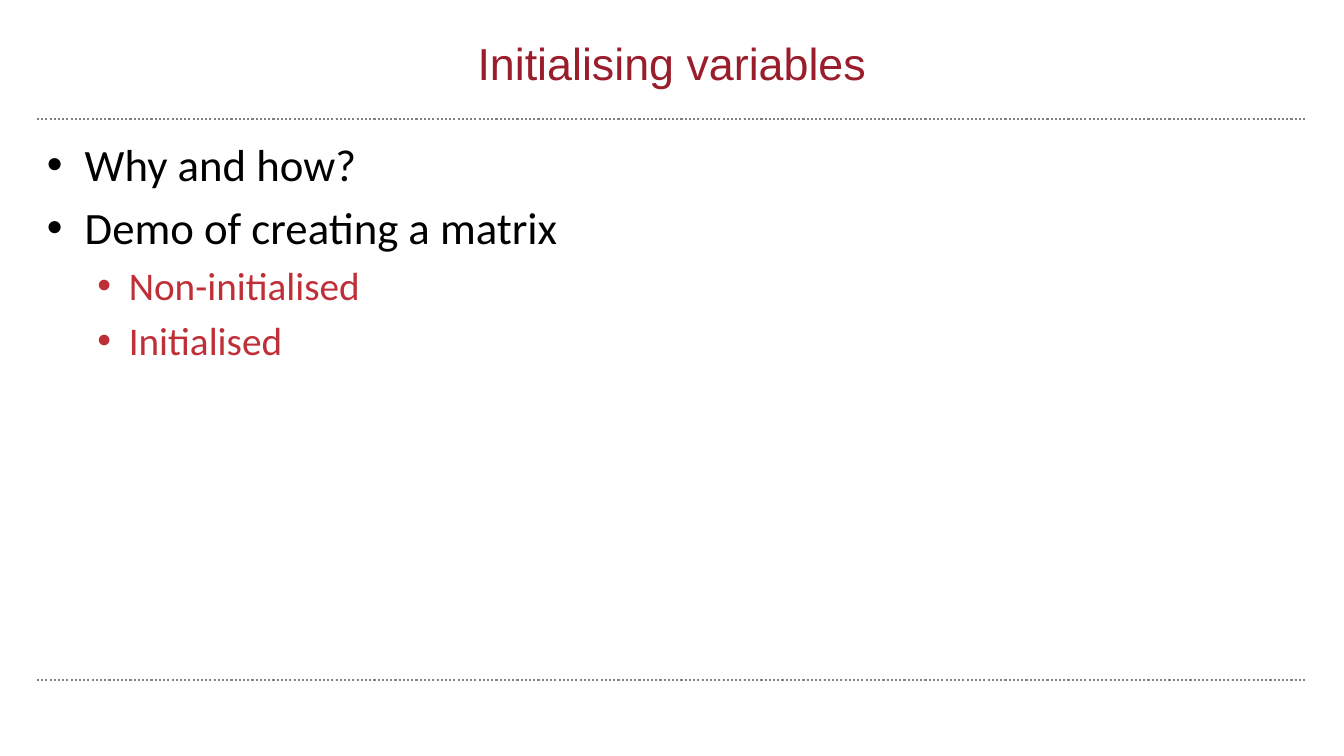
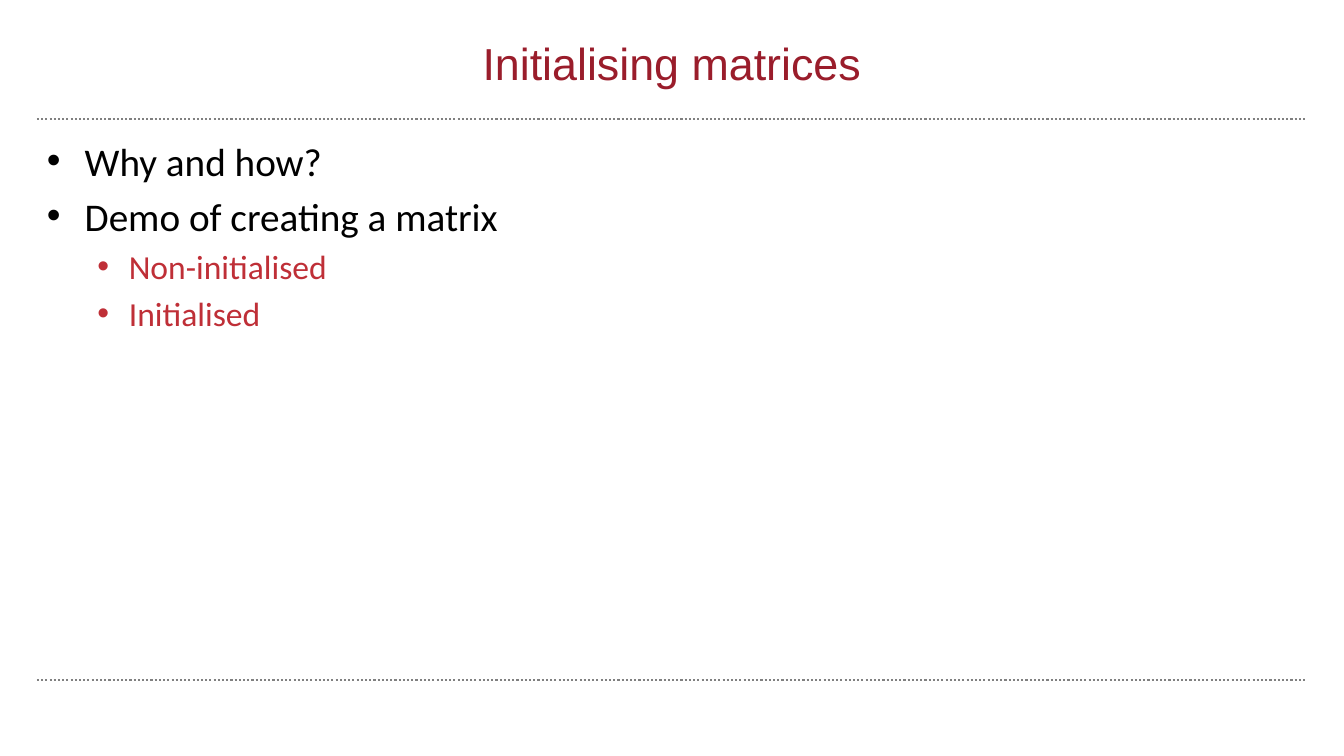
Before and after one commit to wbif-bristol/MATLAB-course, a slide deck: slide 14 of Session 2 - Matrices and image processing/MATLAB Session 2.pptx (slide 9 before the commit). Drawn at 1344x756 pixels with LibreOffice and Linux fonts; fonts in the diff are those of the drawing; background and template pictures are left out. Boxes give left, top, right and bottom in pixels: in the first picture for what was removed or moved away, otherwise in the second. Text is boxed around its words. In the diff, an @@ line names an element or a change of style, - is before the commit and + after.

```diff
--- a/Session 2 - Matrices and image processing/MATLAB Session 2.pptx
+++ b/Session 2 - Matrices and image processing/MATLAB Session 2.pptx
@@ title at bbox=[483, 47, 861, 89]: text changed @@
-Initialising variables
+Initialising matrices
@@ text "Why and how?" at bbox=[85, 148, 497, 327]: size 32 to 28 pt in "Why and how?", "Demo of creating a matrix"; size 28 to 24 pt in "Non-initialised", "Initialised" @@
```
Also in this commit, not shown: 13 other slides changed, 5 slides added, 3 other files.
